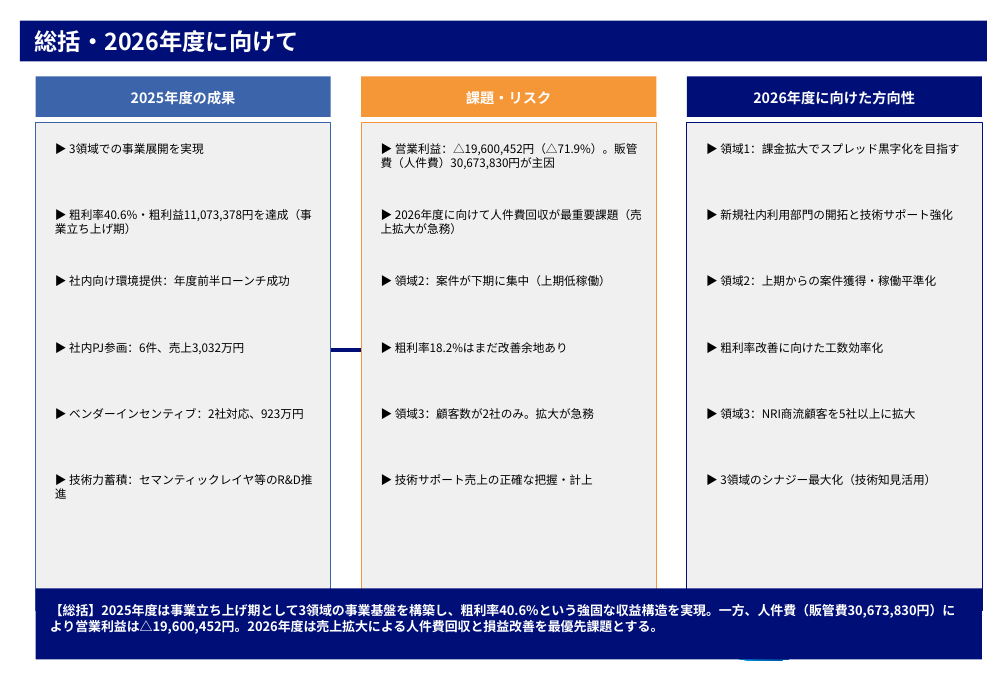
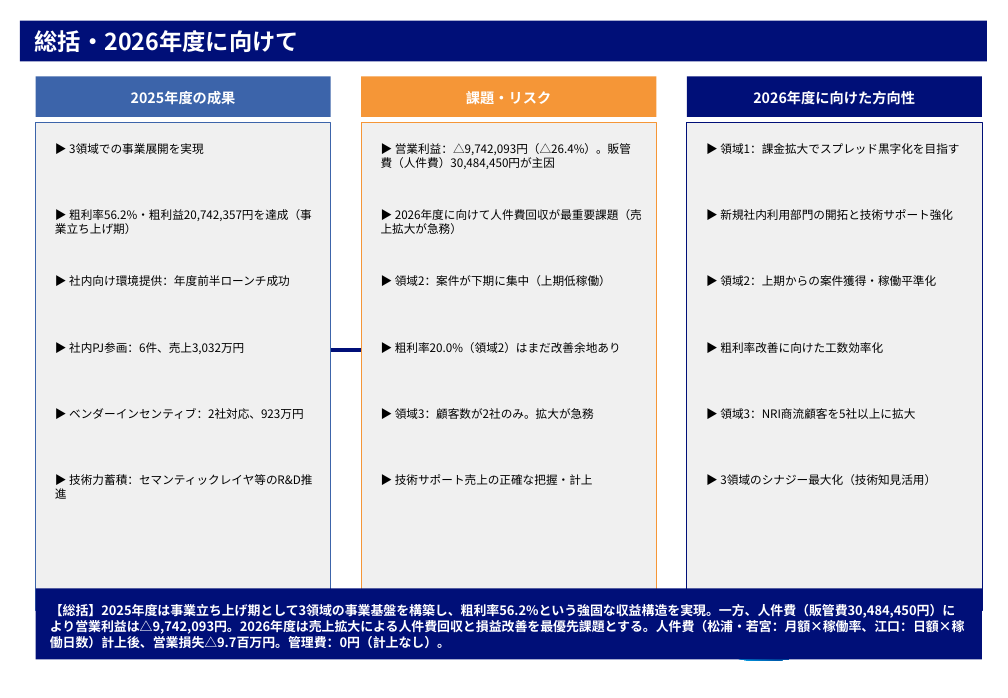
Before and after one commit to k2-matsuura/bridge1, a slide deck: slide 8 of 2025年度_Snowflake事業事業報告.pptx. Drawn at 1008x698 pixels with LibreOffice and Linux fonts; fonts in the diff are those of the drawing. Boxes give left, top, right and bottom in pixels: in the first picture for what was removed or moved away, otherwise in the second. Text is boxed around its words. In the diff, an @@ line names an element or a change of style, - is before the commit and + after.

```diff
--- a/2025年度_Snowflake事業事業報告.pptx
+++ b/2025年度_Snowflake事業事業報告.pptx
@@ text at [381, 143, 631, 169]: text changed @@
-▶ 営業利益：△19,600,452円（△71.9%）。販管費（人件費）30,673,830円が主因
+▶ 営業利益：△9,742,093円（△26.4%）。販管費（人件費）30,484,450円が主因
@@ text at [55, 209, 312, 234]: text changed @@
-▶ 粗利率40.6%・粗利益11,073,378円を達成（事業立ち上げ期）
+▶ 粗利率56.2%・粗利益20,742,357円を達成（事業立ち上げ期）
@@ text at [395, 342, 621, 353]: text changed @@
-▶ 粗利率18.2%はまだ改善余地あり
+▶ 粗利率20.0%（領域2）はまだ改善余地あり
@@ text at [50, 604, 965, 649]: text changed @@
-【総括】2025年度は事業立ち上げ期として3領域の事業基盤を構築し、粗利率40.6%という強固な収益構造を実現。一方、人件費（販管費30,673,830円）により営業利益は△19,600,452円。2026年度は売上拡大による人件費回収と損益改善を最優先課題とする。
+【総括】2025年度は事業立ち上げ期として3領域の事業基盤を構築し、粗利率56.2%という強固な収益構造を実現。一方、人件費（販管費30,484,450円）により営業利益は△9,742,093円。2026年度は売上拡大による人件費回収と損益改善を最優先課題とする。人件費（松浦・若宮：月額×稼働率、江口：日額×稼働日数）計上後、営業損失△9.7百万円。管理費：0円（計上なし）。
```
Also in this commit, not shown: 3 other slides changed.
